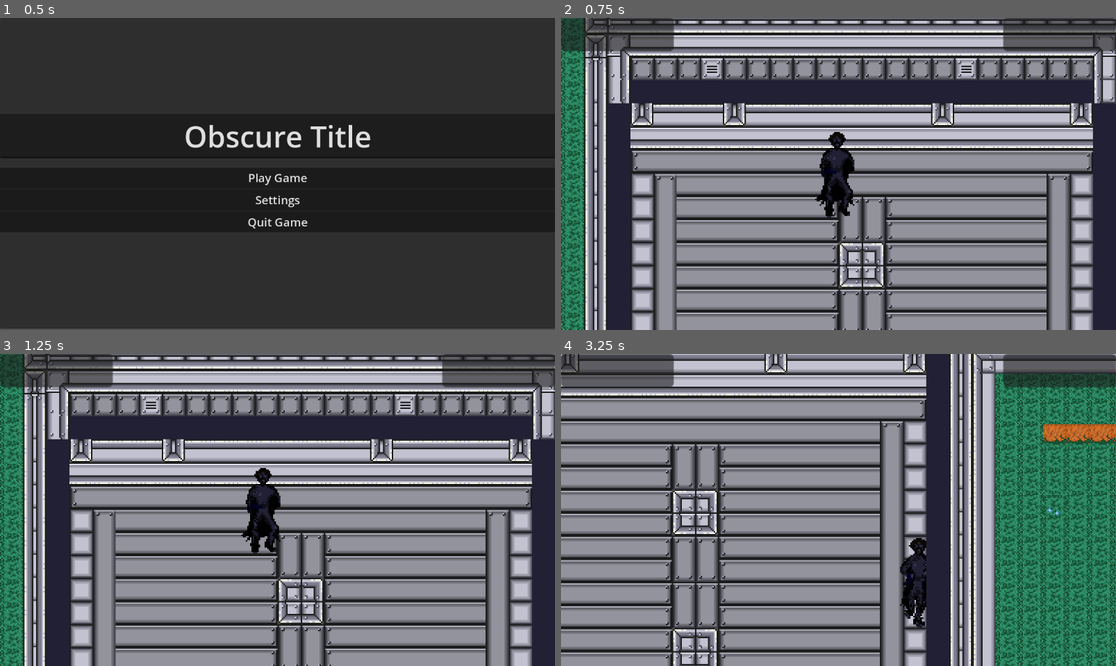
Above: before the commit, frames 1-4 (two rows, left to right).
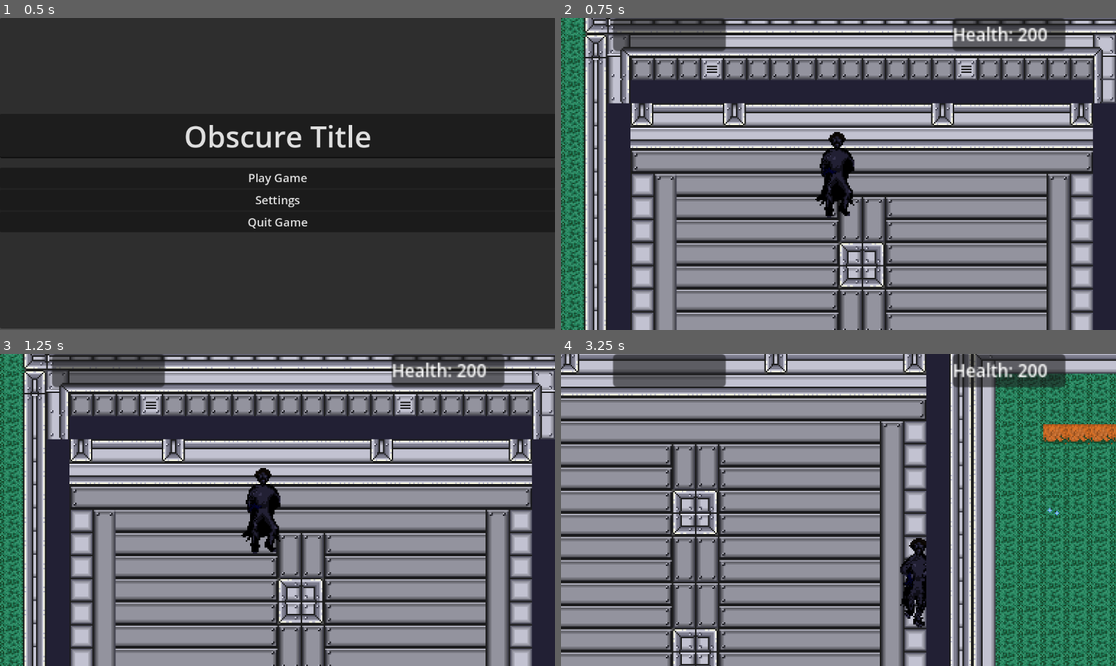
Above: after the commit, the same moments.

Repository: MoeOverload/ScreamJam_2025
Game: Godot game, scene res://scenes/mainMenu/main_menu.tscn
The game is run twice, just before and just after one commit, with the same random seed, the same clock (stepped at 60 frames per second) and the same inputs.
Inputs (mouse positions are in pixels of both pictures, inside the frame that each line leads up to):
- Up to frame 1 (0.5 s): no input
- Up to frame 2 (0.75 s): click "Play Game" at 0.5 s
- Up to frame 3 (1.25 s): no input
- Up to frame 4 (3.25 s): tap Enter at 1.25 s; move the mouse to (960, 494) at 1.27 s; hold D (right) 1.28-2.03 s; tap Shift (dash) at 1.35, 2.1, 2.85 s; click (960, 494) at 1.42 s; move the mouse to (727, 525) at 2.02 s; hold S (down) 2.03-2.78 s; move the mouse to (894, 441) at 2.77 s; hold D (right) from 2.78 s (still down)

Frame 1 is identical in both runs. In frame 2, 3.4% of the frame differs, in the area x 0-100%, y 0-11%; in frame 3, 3.4%; in frame 4, 3.8%.

Commit message:
finished health bar

Diff:
--- a/zombie-lab-escape/main.tscn
+++ b/zombie-lab-escape/main.tscn
@@ -1,10 +1,11 @@
-[gd_scene load_steps=8 format=4 uid="uid://nyijvpywubmx"]
+[gd_scene load_steps=9 format=4 uid="uid://nyijvpywubmx"]
 
 [ext_resource type="TileSet" uid="uid://cxkwhxbxr4kk1" path="res://Scream_Jam_2025_Art/Environment/TileSetLaboratoryv2_ByOleteras/lab_tileset.tres" id="1_0xm2m"]
 [ext_resource type="Script" uid="uid://c3k1h1u73t2dy" path="res://scripts/camera_follow_script.gd" id="2_1bvp3"]
 [ext_resource type="PackedScene" uid="uid://cdrt0fpl2gi5f" path="res://scenes/player/player.tscn" id="2_h2yge"]
 [ext_resource type="TileSet" uid="uid://cv54l8xhgw3xj" path="res://Scream_Jam_2025_Art/Environment/Ground_Bushes_etc/bofas_tileset.tres" id="2_lquwl"]
 [ext_resource type="PackedScene" uid="uid://s5xt8i1kitx8" path="res://scenes/enemySpawner/enemy_spawner.tscn" id="5_lquwl"]
+[ext_resource type="Script" uid="uid://brjnsrgcvmkt" path="res://player_health.gd" id="6_5vw27"]
 [ext_resource type="Script" uid="uid://bobcnl6p1eyxd" path="res://pause_menu.gd" id="6_7mycd"]
 [ext_resource type="Script" uid="uid://cmngq0o0svgps" path="res://death_menu.gd" id="7_272bh"]
 
@@ -160,19 +161,22 @@
 
 [node name="PanelContainer" type="PanelContainer" parent="Camera2D/player_hud"]
 layout_mode = 0
-offset_left = 114.0
+offset_left = 79.0
 offset_top = -108.0
-offset_right = 192.0
-offset_bottom = -91.0
+offset_right = 157.0
+offset_bottom = -85.0
 
 [node name="player_health" type="Label" parent="Camera2D/player_hud/PanelContainer"]
 layout_mode = 2
+theme_override_font_sizes/font_size = 12
+script = ExtResource("6_5vw27")
 
 [node name="PanelContainer2" type="PanelContainer" parent="Camera2D/player_hud"]
+texture_filter = 1
 layout_mode = 0
-offset_left = -192.0
+offset_left = -156.0
 offset_top = -108.0
-offset_right = -114.0
+offset_right = -78.0
 offset_bottom = -85.0
 
 [node name="day_counter" type="Label" parent="Camera2D/player_hud/PanelContainer2"]
--- /dev/null
+++ b/zombie-lab-escape/player_health.gd
@@ -0,0 +1,13 @@
+extends Label
+var health_label
+
+
+# Called when the node enters the scene tree for the first time.
+func _ready() -> void:
+	pass # Replace with function body.
+
+
+# Called every frame. 'delta' is the elapsed time since the previous frame.
+func _process(_delta: float) -> void:
+	health_label = PlayerGlobal.p_Health
+	self.text = "Health: " + str(health_label)
--- a/zombie-lab-escape/scenes/player/Player.gd
+++ b/zombie-lab-escape/scenes/player/Player.gd
@@ -19,6 +19,9 @@
 var dash_multiplier = 1.8
 var is_dashing
 
+func _ready() -> void:
+	PlayerGlobal.p_Health = player_health
+
 func death():
 	#play anim
 	PlayerGlobal.player_dead = true
@@ -29,7 +32,7 @@
 		player_health -= 20
 		direction = (enemy.global_position + self.global_position).normalized()
 		velocity = direction * speed * 300
-		print(player_health)
+		PlayerGlobal.p_Health = player_health
 		damaged = false
 
 func shoot():
--- a/zombie-lab-escape/scripts/playerGlobal.gd
+++ b/zombie-lab-escape/scripts/playerGlobal.gd
@@ -1,9 +1,11 @@
 extends Node
 var player_dead = false
+var p_Health
 
 # Called when the node enters the scene tree for the first time.
 func _ready() -> void:
-	pass # Replace with function body.
+	pass
+
 
 
 # Called every frame. 'delta' is the elapsed time since the previous frame.
Not shown, added: zombie-lab-escape/player_health.gd.uid
